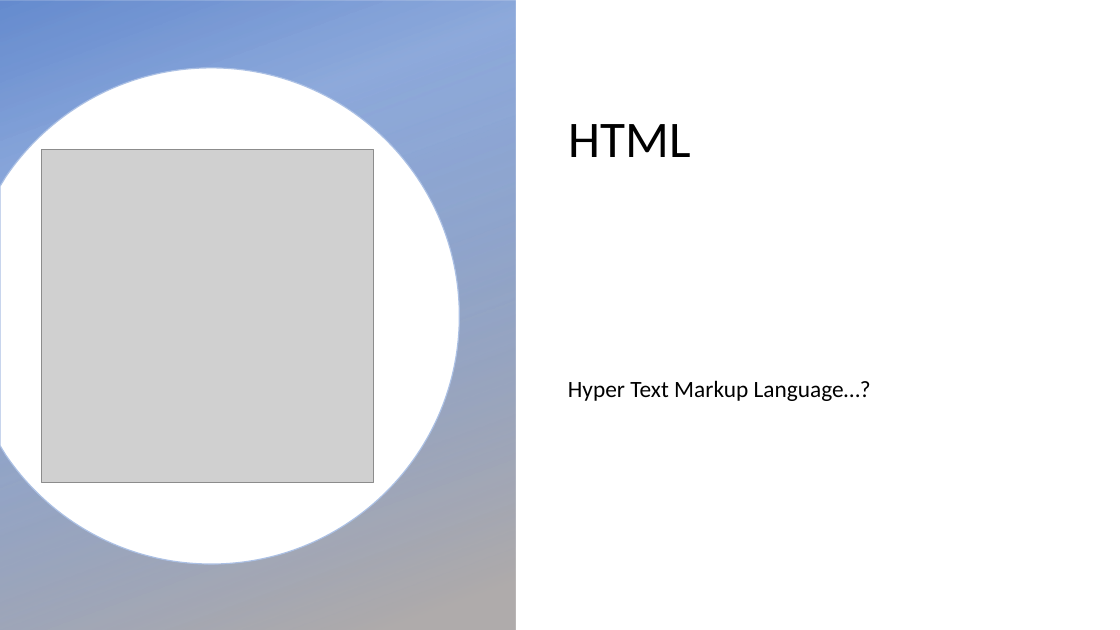
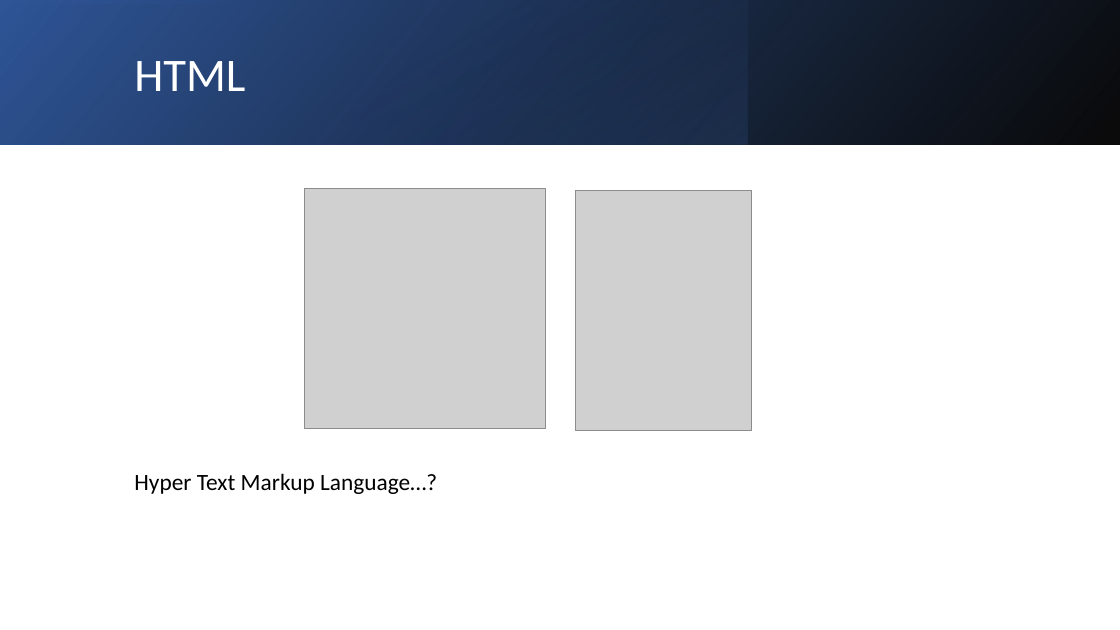
Before and after one commit to deskavaenkelt/cm_gy_vt_21, a slide deck: slide 11 of Webbutveckling 1/Kursmaterial/Lektioner/Lektion 1 - HTML.pptx. Drawn at 1120x630 pixels with LibreOffice and Linux fonts; fonts in the diff are those of the drawing; grey boxes stand for pictures; background and template pictures are left out. Boxes give left, top, right and bottom in pixels: in the first picture for what was removed or moved away, otherwise in the second. Text is boxed around its words. In the diff, an @@ line names an element or a change of style, - is before the commit and + after.

Commit message:
Lagt till DOM

```diff
--- a/Webbutveckling 1/Kursmaterial/Lektioner/Lektion 1 - HTML.pptx
+++ b/Webbutveckling 1/Kursmaterial/Lektioner/Lektion 1 - HTML.pptx
@@ rectangle removed at [0,0,516,630] @@
@@ rectangle added at [0,0,1120,145], fill gradient #000000 to #2F5597 @@
@@ rectangle added at [0,0,1120,145], fill gradient #4472C4 to #000000 @@
@@ title "HTML": place and size @@
-title "HTML" at [568,124,690,157]
+title "HTML" at [134,61,245,91]
@@ title "HTML" at [134,61,245,91]: size 44 to 40 pt, text colour #000000 to #FFFFFF @@
@@ rectangle added at [352,0,748,145], fill gradient #4472C4 to #203864 @@
@@ freeform shape removed at [0,68,460,565] @@
@@ picture: place and size @@
-picture at [41,150,374,482]
+picture at [305,188,545,429]
@@ picture added at [576,191,751,431] @@
@@ text "Hyper Text Markup Language…?": place and size @@
-text "Hyper Text Markup Language…?" at [568,380,871,401]
+text "Hyper Text Markup Language…?" at [134,473,437,494]
@@ text "Hyper Text Markup Language…?" at [134,473,437,494]: vertical alignment middle to top @@
```
